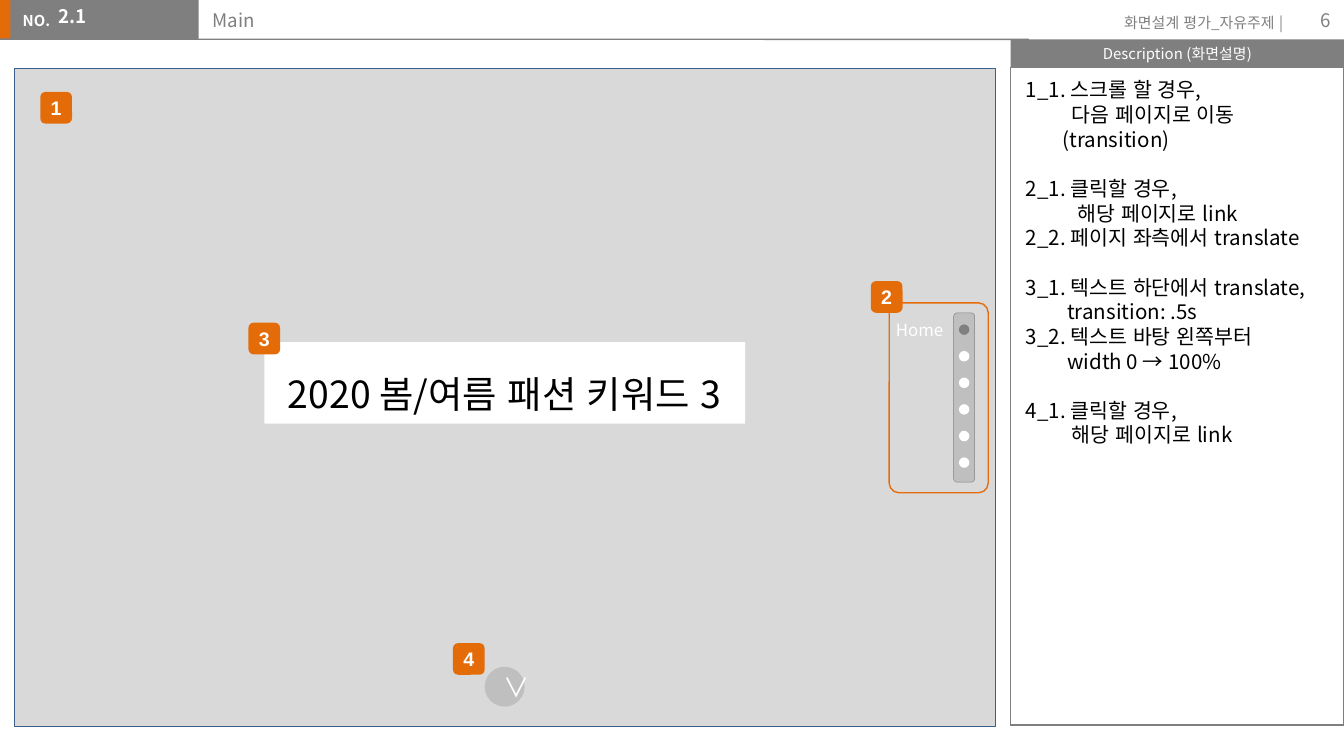
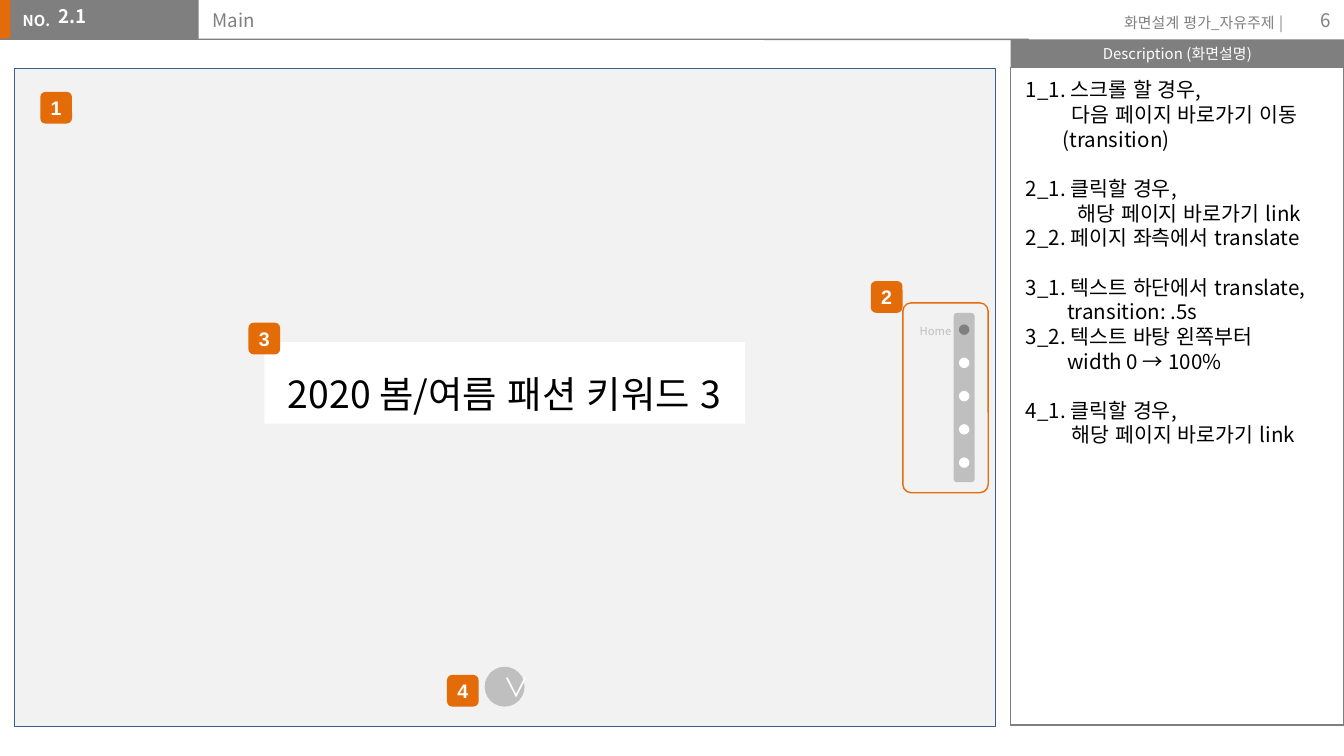
Before and after one commit to chaemilee9012/TIL2020, a slide deck: slide 6 of assignment/storyboard/이채미.pptx. Drawn at 1344x756 pixels with LibreOffice and Linux fonts; fonts in the diff are those of the drawing. Boxes give left, top, right and bottom in pixels: in the first picture for what was removed or moved away, otherwise in the second. Text is boxed around its words. In the diff, an @@ line names an element or a change of style, - is before the commit and + after.

```diff
--- a/assignment/storyboard/이채미.pptx
+++ b/assignment/storyboard/이채미.pptx
@@ rectangle at bbox=[13, 69, 995, 727]: fill #D9D9D9 to #F2F2F2 @@
@@ text at bbox=[1072, 105, 1297, 124]: text changed @@
-다음 페이지로 이동
+다음 페이지 바로가기 이동
@@ text at bbox=[1077, 204, 1301, 223]: text changed @@
-해당 페이지로 link
+해당 페이지 바로가기 link
@@ rounded rectangle: place and size @@
-rounded rectangle at bbox=[890, 302, 989, 492]
+rounded rectangle at bbox=[903, 302, 988, 492]
@@ text "Home": place and size @@
-text "Home" at bbox=[896, 317, 943, 341]
+text "Home" at bbox=[920, 329, 952, 335]
@@ text "Home" at bbox=[920, 329, 952, 335]: size 9 to 6 pt, text colour #FFFFFF to #BFBFBF @@
@@ rounded rectangle at bbox=[954, 313, 976, 482]: outline #808080 0.25 pt to none @@
@@ ellipse: place and size @@
-ellipse at bbox=[958, 378, 969, 388]
+ellipse at bbox=[958, 358, 969, 368]
@@ ellipse removed at bbox=[958, 351, 969, 362] @@
@@ ellipse: place and size @@
-ellipse at bbox=[958, 405, 969, 415]
+ellipse at bbox=[958, 391, 969, 402]
@@ ellipse: place and size @@
-ellipse at bbox=[958, 431, 969, 442]
+ellipse at bbox=[958, 425, 969, 435]
@@ text at bbox=[1072, 425, 1295, 444]: text changed @@
-해당 페이지로 link
+해당 페이지 바로가기 link
@@ rounded rectangle "4": place and size @@
-rounded rectangle "4" at bbox=[453, 644, 485, 676]
+rounded rectangle "4" at bbox=[448, 675, 480, 707]
```
Also in this commit, not shown: 3 other slides changed, 1 slide added, 2 slides removed, 3 other files.
